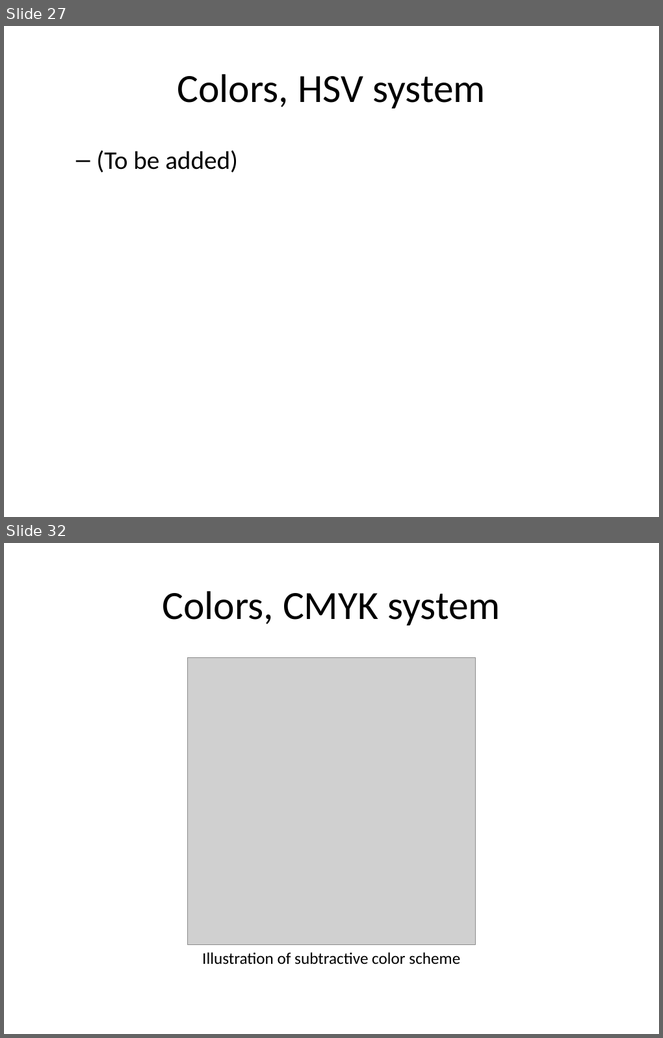
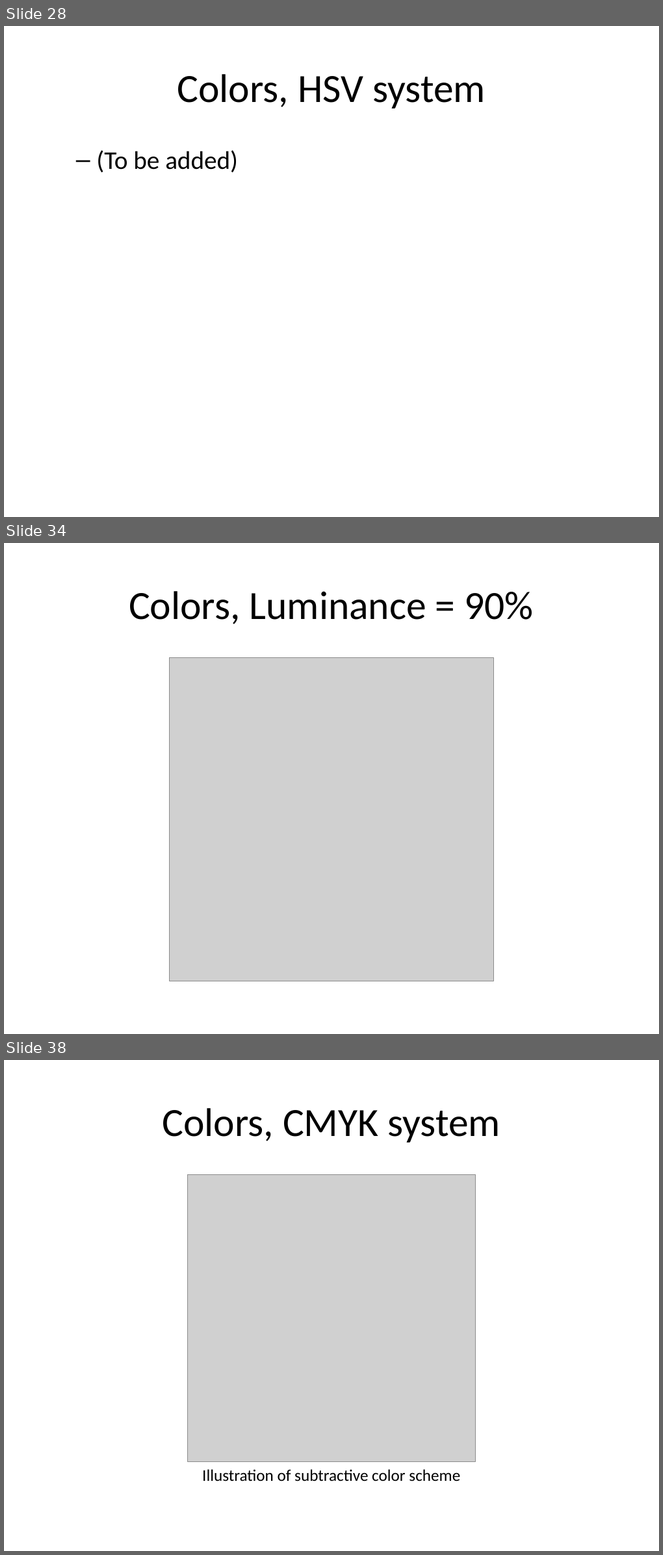
Before and after one commit to pmean/data-visualization, a slide deck: data-viz-02/component/tutorial-colors.pptx. Shown one above the other, each under a label of ours: slides 27 and 32 before the commit, slides 28, 34 and 38 after it; the slides between them are not shown. The pictures are 663x1038 and 663x1555 pixels, drawn with LibreOffice and Linux fonts; fonts in the diff are those of the drawing; grey boxes stand for pictures. Boxes give left, top, right and bottom in pixels: in the first picture for what was removed or moved away, otherwise in the second. Text is boxed around its words. In the diff, an @@ line names an element or a change of style, - is before the commit and + after.

Commit message:
Added hcl to tutorial-color

```diff
--- a/data-viz-02/component/tutorial-colors.pptx
+++ b/data-viz-02/component/tutorial-colors.pptx
@@ slide 34 added at (x1=4, y1=543, x2=659, y2=1034), background #FFFFFF @@
@@ title added at (x1=129, y1=591, x2=533, y2=624), 44 pt, text #000000 @@
+Colors, Luminance = 90%
@@ picture added at (x1=170, y1=657, x2=493, y2=981) @@
@@ what was slide 27 is now slide 28 @@
@@ what was slide 32 is now slide 38 @@
```
Also in this commit, not shown: 1 slide changed, 5 other slides added, 34 other files.
